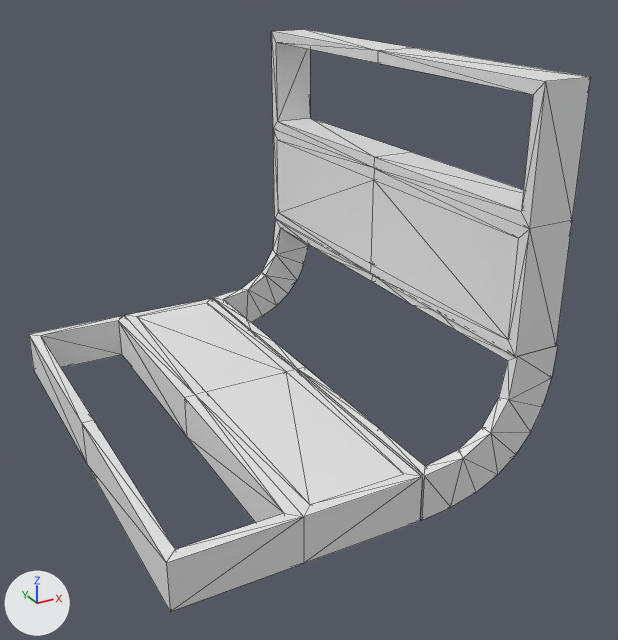
Two versions of the OBJ model data/bmc/SET_4W2C/t_068.obj, one commit apart.
The view is the same before and after, from a 50 mm camera at (-0.83, -1.573, 0.705) aimed at (-0.023, -0.106, -0.029). Arrows for +X, +Y and +Z are at lower left; the lights stay in place. Mesh edges are drawn as thin lines. Where no turn or scale is listed for an object, it has been applied to the vertices.

Objects in the first picture: 't_068'.
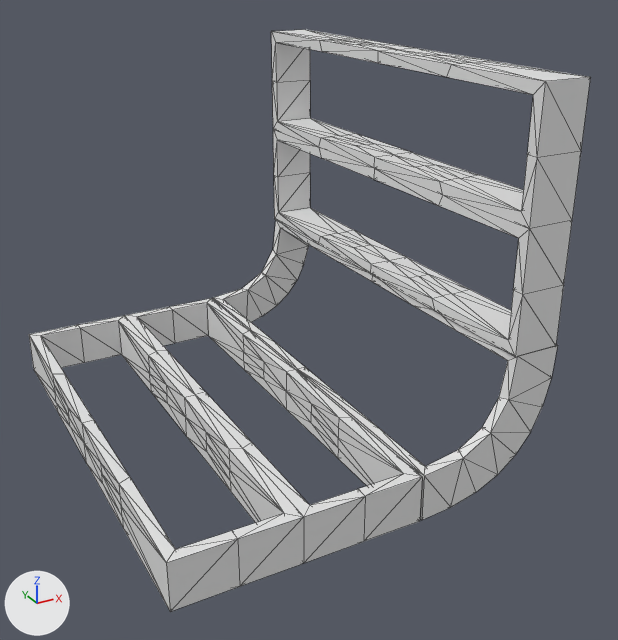
What the commit changed:
me_t_068 is used by ob_t_068; location (0.0, 0.0, 0.0).
me_t_068 had 167 vertices, 394 faces and spanned x -0.5..0.304, y -0.5..0.5, z -0.3..0.5.
me_t_068 now has 465 vertices, 1000 faces and spans x -0.5..0.304, y -0.5..0.5, z -0.3..0.5.
me_t_068 part 1: 298 vertices added at x -0.5..0.3, y -0.5..0.5, z -0.3..0.5.

What differs and where, as boxes (x1, y1, x2, y2) in the pictures (618 x 640 px):
part 1 of me_t_068, added
    after: (29, 30, 590, 612)
